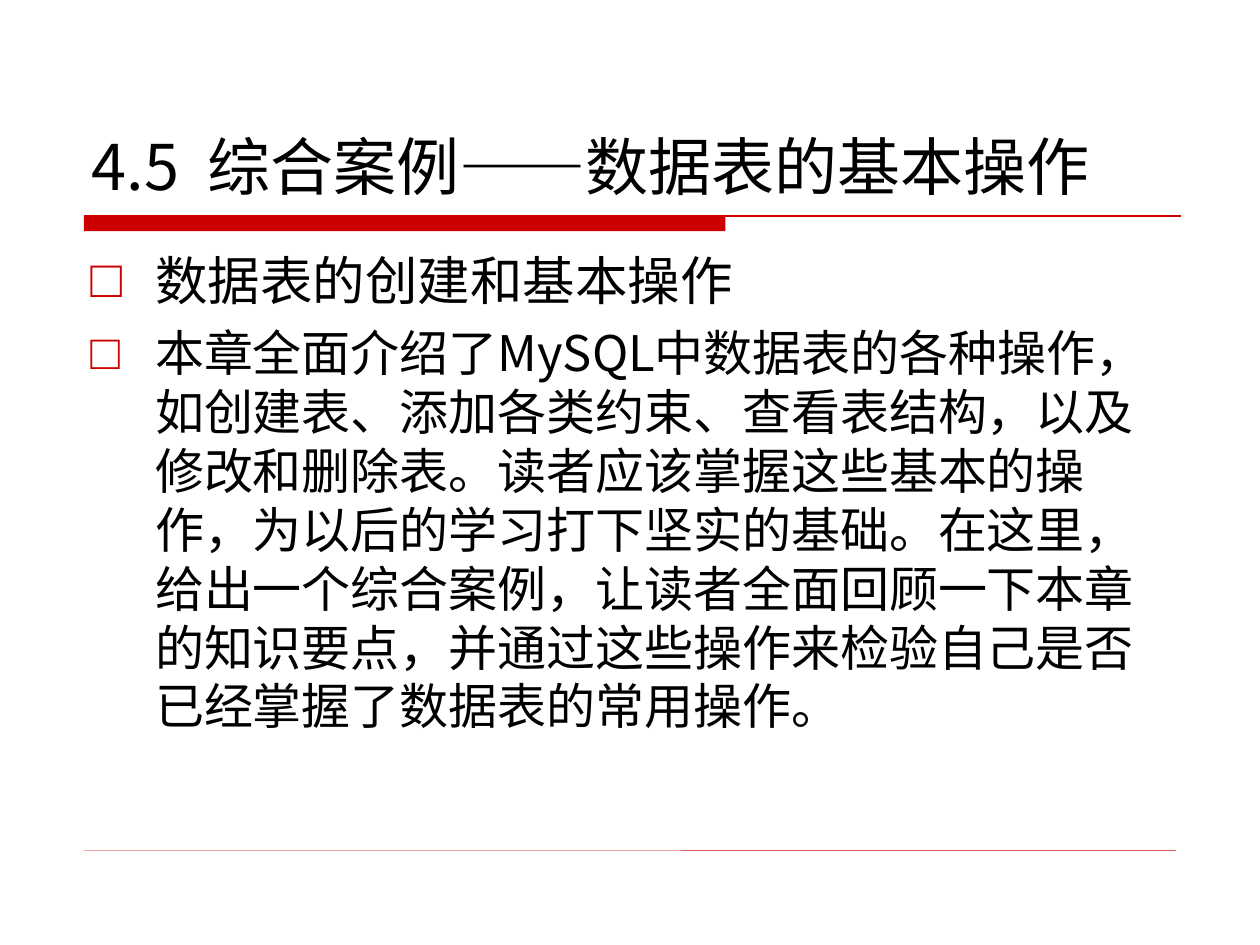
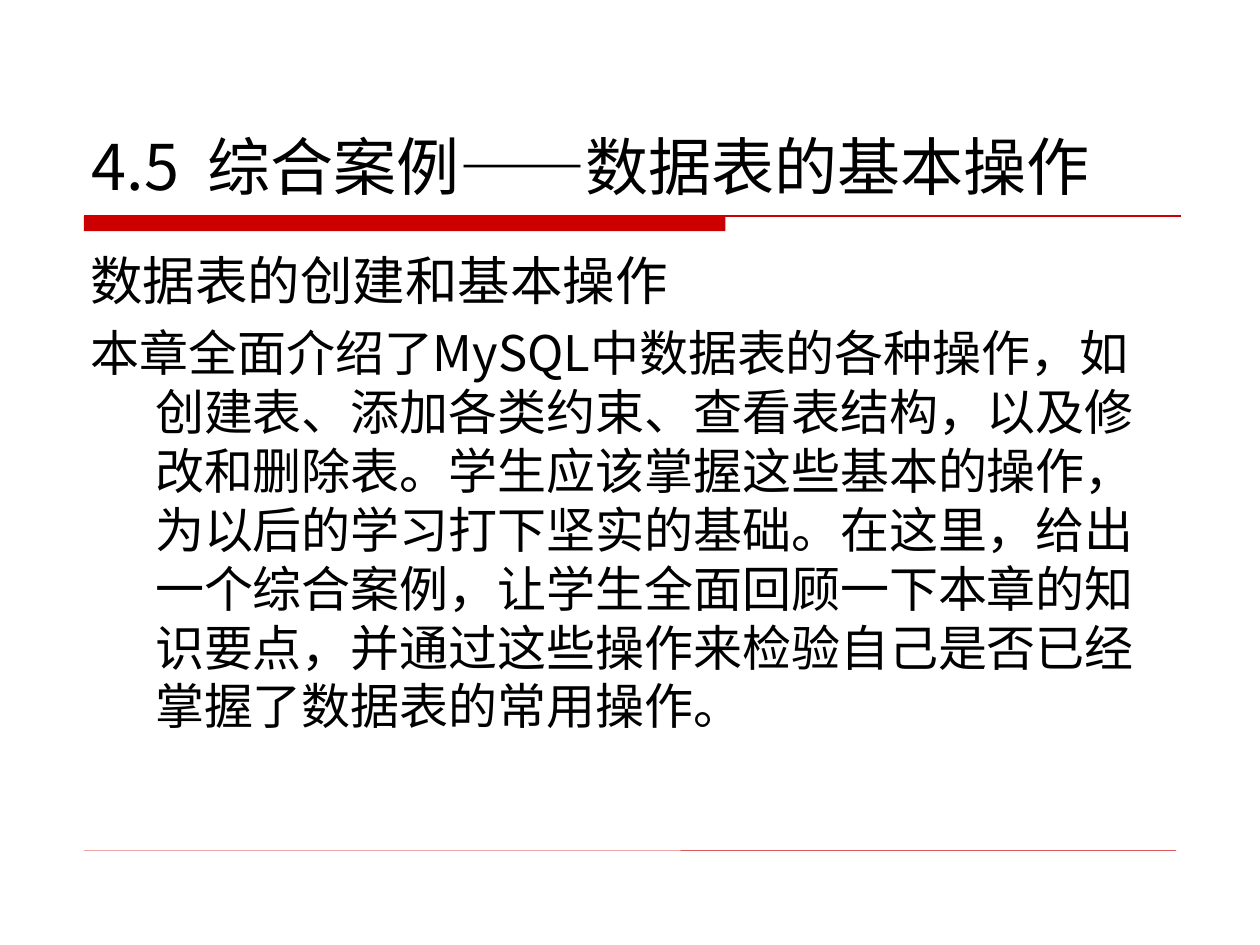
Before and after one commit to tony1989zhang/path, a slide deck: slide 26 of mysql/MySQL 5.7从入门到精通PPT/课本幻灯片/第4章 数据表的基本操作.ppt. Drawn at 1260x945 pixels with LibreOffice and Linux fonts; fonts in the diff are those of the drawing; background and template pictures are left out. Boxes give left, top, right and bottom in pixels: in the first picture for what was removed or moved away, otherwise in the second. Text is boxed around its words. In the diff, an @@ line names an element or a change of style, - is before the commit and + after.

Commit message:
添加传智播客课件

```diff
--- a/mysql/MySQL 5.7从入门到精通PPT/课本幻灯片/第4章 数据表的基本操作.ppt
+++ b/mysql/MySQL 5.7从入门到精通PPT/课本幻灯片/第4章 数据表的基本操作.ppt
@@ text at [90, 256, 667, 305]: bullet □ to none @@
@@ text at [90, 329, 1134, 728]: text changed @@
-□ 本章全面介绍了MySQL中数据表的各种操作，如创建表、添加各类约束、查看表结构，以及修改和删除表。读者应该掌握这些基本的操作，为以后的学习打下坚实的基础。在这里，给出一个综合案例，让读者全面回顾一下本章的知识要点，并通过这些操作来检验自己是否已经掌握了数据表的常用操作。
+本章全面介绍了MySQL中数据表的各种操作，如创建表、添加各类约束、查看表结构，以及修改和删除表。学生应该掌握这些基本的操作，为以后的学习打下坚实的基础。在这里，给出一个综合案例，让学生全面回顾一下本章的知识要点，并通过这些操作来检验自己是否已经掌握了数据表的常用操作。
```
Also in this commit, not shown: 24 other slides changed, 45 other files.
